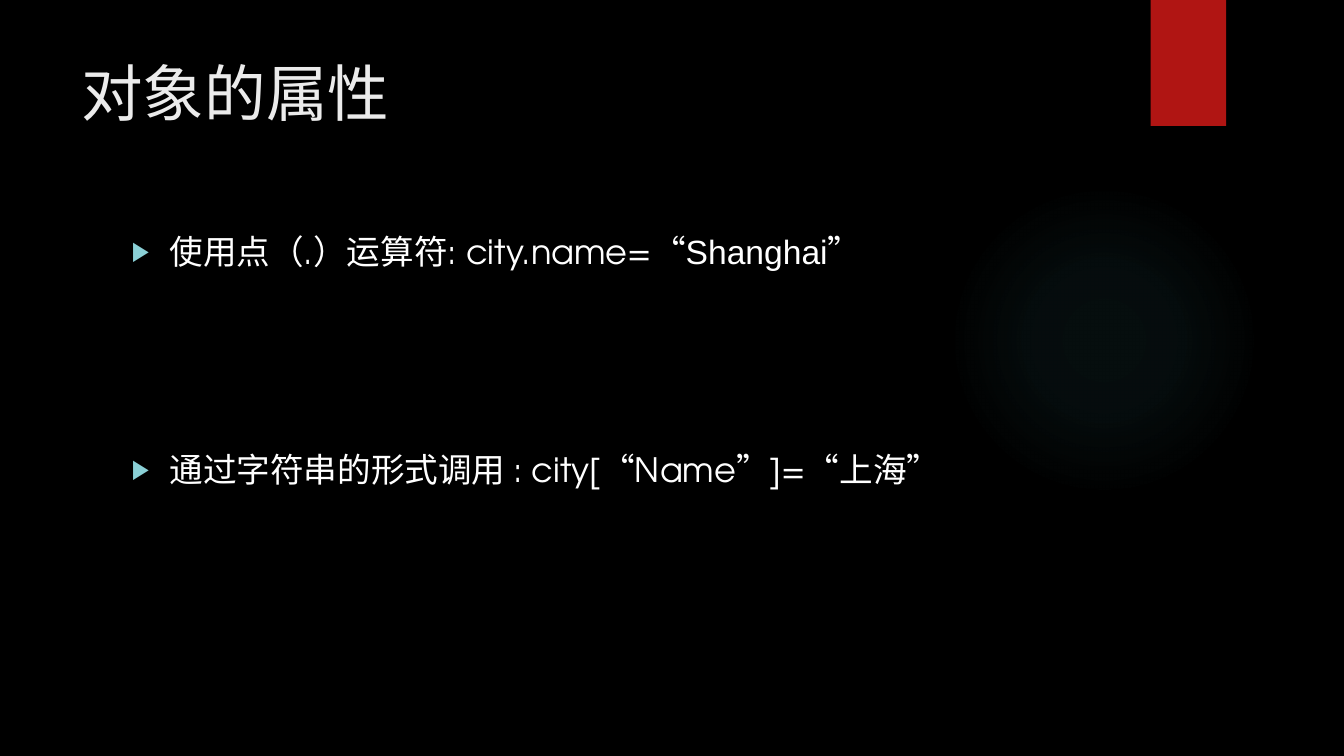
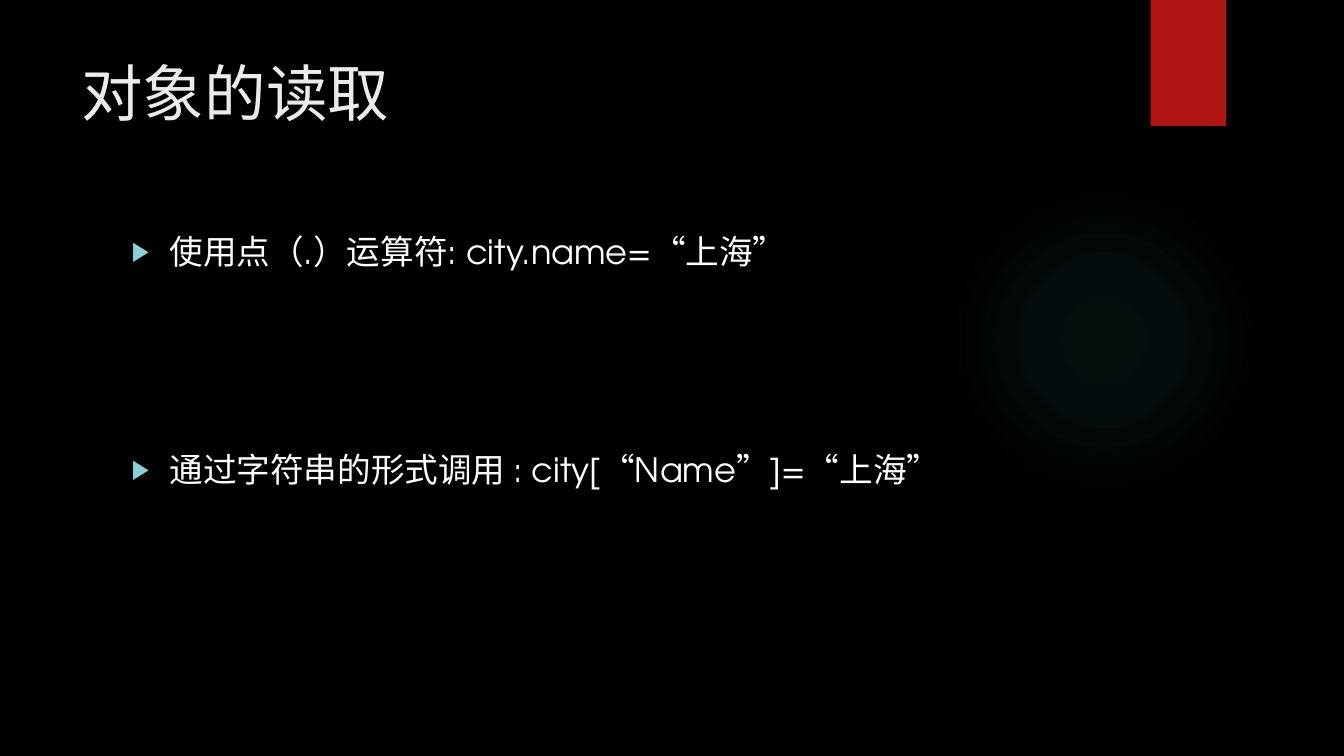
Before and after one commit to chunchill/WEB-Training, a slide deck: slide 30 of 03.JavaScript/JavaScript.pptx (slide 27 before the commit). Drawn at 1344x756 pixels with LibreOffice and Linux fonts; fonts in the diff are those of the drawing; background and template pictures are left out. Boxes give left, top, right and bottom in pixels: in the first picture for what was removed or moved away, otherwise in the second. Text is boxed around its words. In the diff, an @@ line names an element or a change of style, - is before the commit and + after.

```diff
--- a/03.JavaScript/JavaScript.pptx
+++ b/03.JavaScript/JavaScript.pptx
@@ title at (81,64,389,121): text changed @@
-对象的属性
+对象的读取
@@ text at (170,235,786,271): text changed @@
-▶ 使用点（.）运算符: city.name=“Shanghai”
+▶ 使用点（.）运算符: city.name=“上海”
```
Also in this commit, not shown: 2 other slides changed, 3 slides added, 3 other files.
